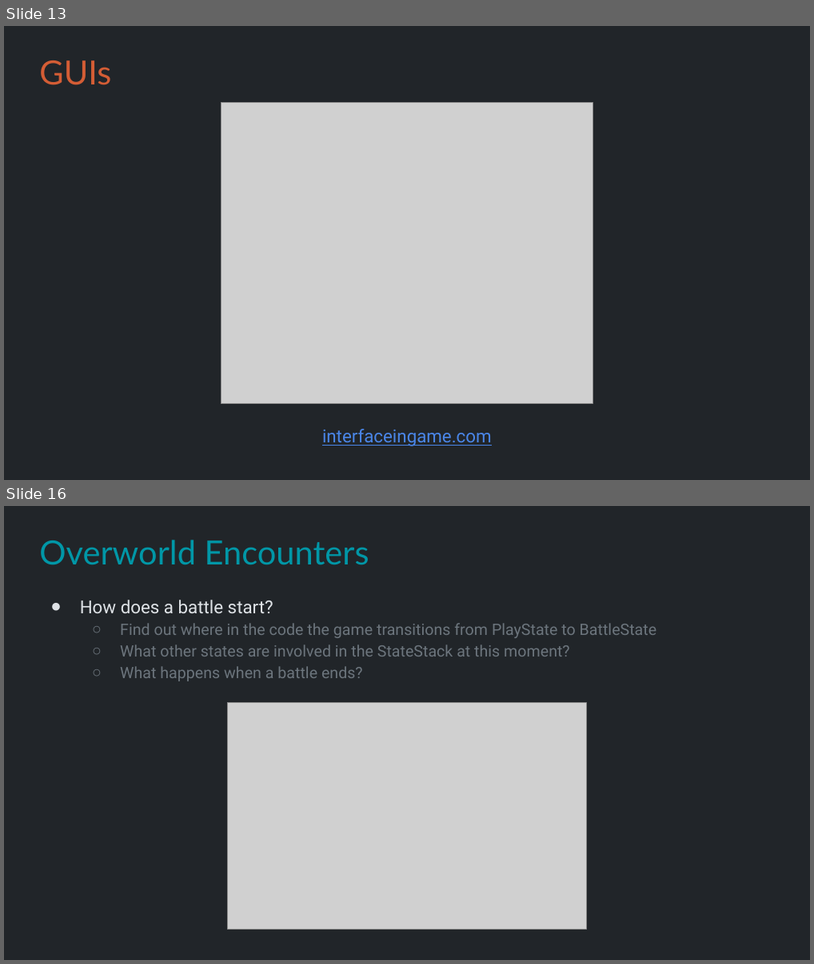
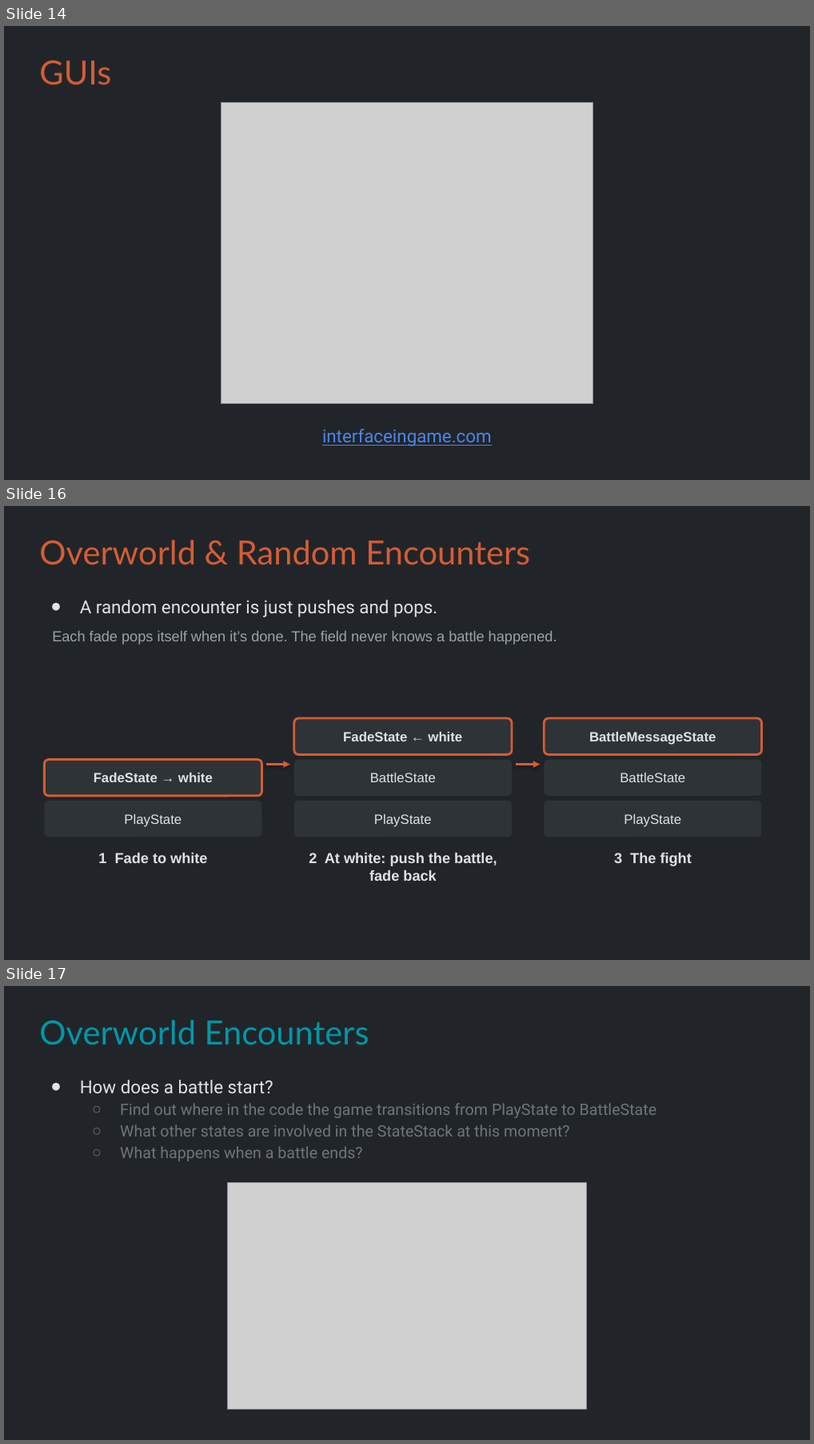
Before and after one commit to Metamate/gar, a slide deck: slides/10 Pokemon.pptx. Shown one above the other, each under a label of ours: slides 13 and 16 before the commit, slides 14, 16 and 17 after it; the slides between them are not shown. The pictures are 814x964 and 814x1444 pixels, drawn with LibreOffice and Linux fonts; fonts in the diff are those of the drawing; grey boxes stand for pictures. Boxes give left, top, right and bottom in pixels: in the first picture for what was removed or moved away, otherwise in the second. Text is boxed around its words. In the diff, an @@ line names an element or a change of style, - is before the commit and + after.

```diff
--- a/slides/10 Pokemon.pptx
+++ b/slides/10 Pokemon.pptx
@@ slide 16 added at (4, 506, 810, 960), background #212529 @@
@@ title added at (39, 540, 530, 565), 29.7 pt, text #D45D35 @@
+Overworld & Random Encounters
@@ text added at (80, 600, 438, 617), 16 pt, text #DEE2E6 @@
+● A random encounter is just pushes and pops.
@@ text added at (52, 631, 558, 644), 13 pt, text #9AA3AB @@
+Each fade pops itself when it’s done. The field never knows a battle happened.
@@ rounded rectangle added at (294, 718, 512, 754), fill #2E3338, outline #D45D35 2 pt, 12 pt, text #DEE2E6, bold @@
+FadeState ← white
@@ rounded rectangle added at (544, 718, 762, 754), fill #2E3338, outline #D45D35 2 pt, 12 pt, text #DEE2E6, bold @@
+BattleMessageState
@@ rounded rectangle added at (44, 760, 262, 796), fill #2E3338, outline #D45D35 2 pt, 12 pt, text #DEE2E6, bold @@
+FadeState → white
@@ arrow added from (266, 764) to (290, 764), #D45D35 2 pt @@
@@ rounded rectangle added at (294, 760, 512, 796), fill #2E3338, 12 pt, text #DEE2E6 @@
+BattleState
@@ arrow added from (516, 764) to (540, 764), #D45D35 2 pt @@
@@ rounded rectangle added at (544, 760, 762, 796), fill #2E3338, 12 pt, text #DEE2E6 @@
+BattleState
@@ rounded rectangle added at (44, 800, 262, 836), fill #2E3338, 12 pt, text #DEE2E6 @@
+PlayState
@@ rounded rectangle added at (294, 800, 512, 836), fill #2E3338, 12 pt, text #DEE2E6 @@
+PlayState
@@ rounded rectangle added at (544, 800, 762, 836), fill #2E3338, 12 pt, text #DEE2E6 @@
+PlayState
@@ text added at (98, 852, 207, 863), 13 pt, text #DEE2E6, bold @@
+1 Fade to white
@@ text added at (309, 852, 497, 880), 13 pt, text #DEE2E6, bold @@
+2 At white: push the battle, fade back
@@ text added at (614, 852, 692, 866), 13 pt, text #DEE2E6, bold @@
+3 The fight
@@ what was slide 13 is now slide 14 @@
@@ what was slide 16 is now slide 17 @@
```
Also in this commit, not shown: 7 slides changed, 7 other slides added, 6 slides removed, 1 other file.
